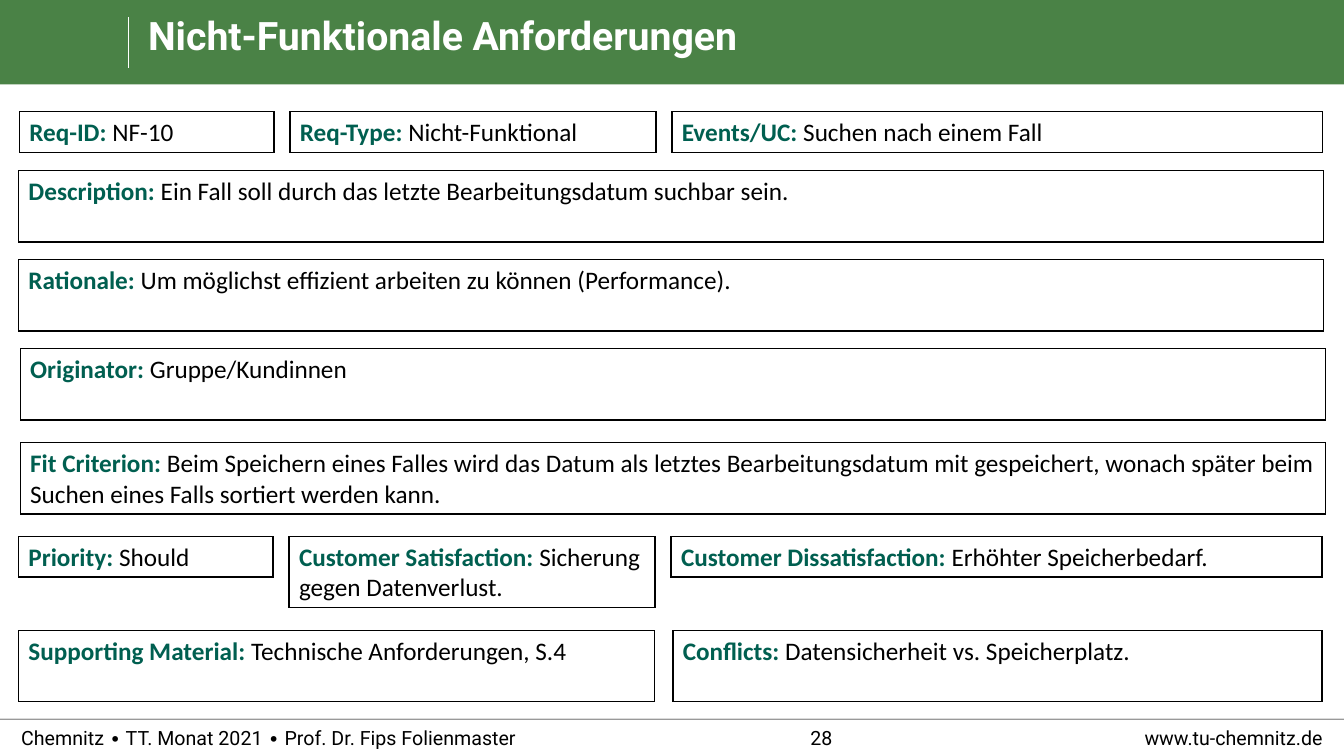
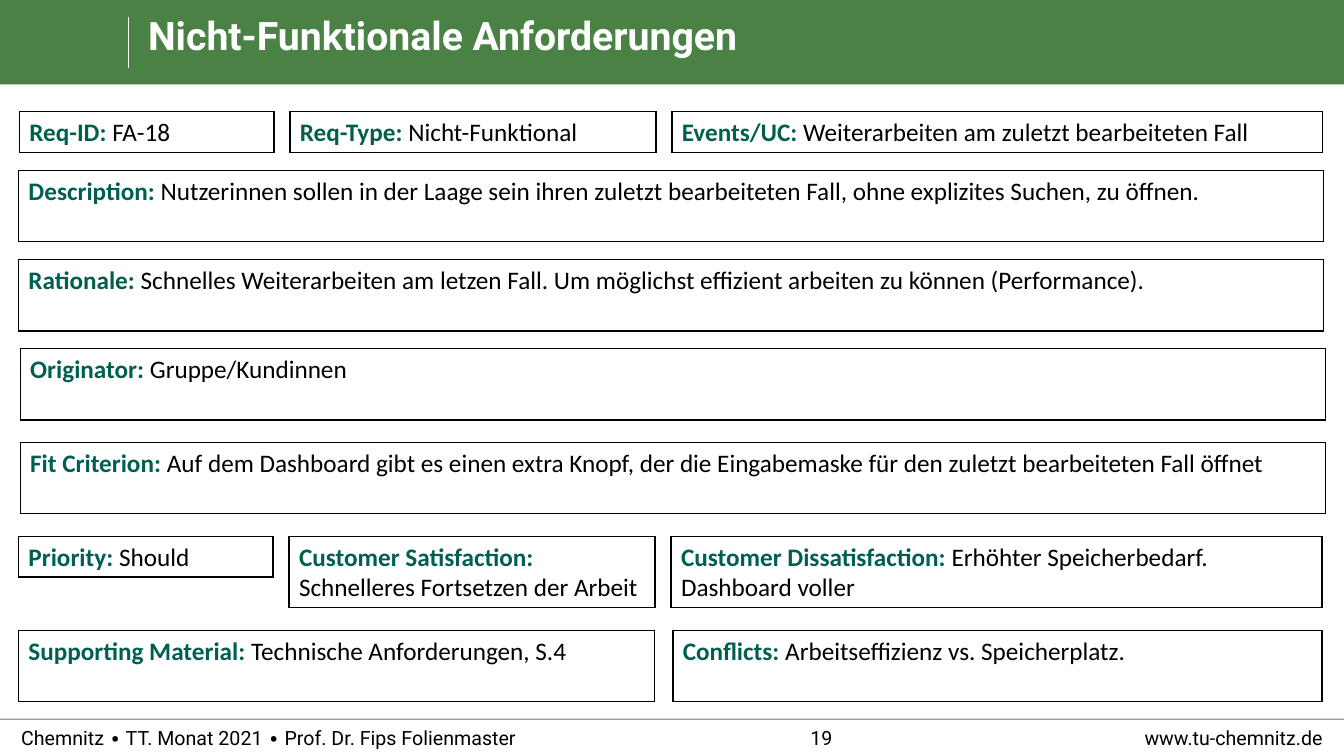
Before and after one commit to RealBiggerBo/Softwaretechnik, a slide deck: slide 19 of SnowCards_Requirements.pptx (slide 28 before the commit). Drawn at 1344x756 pixels with LibreOffice and Linux fonts; fonts in the diff are those of the drawing; background and template pictures are left out. Boxes give left, top, right and bottom in pixels: in the first picture for what was removed or moved away, otherwise in the second. Text is boxed around its words. In the diff, an @@ line names an element or a change of style, - is before the commit and + after.

Commit message:
Anforderung NF-10 erntfernt Anforderung FA-18 hinzugefügt

```diff
--- a/SnowCards_Requirements.pptx
+++ b/SnowCards_Requirements.pptx
@@ text in rectangle at [29, 123, 170, 145]: text changed @@
-Req-ID: NF-10
+Req-ID: FA-18
@@ text in rectangle at [682, 123, 1249, 142]: text changed @@
-Events/UC: Suchen nach einem Fall
+Events/UC: Weiterarbeiten am zuletzt bearbeiteten Fall
@@ text in rectangle at [28, 182, 1199, 205]: text changed @@
-Description: Ein Fall soll durch das letzte Bearbeitungsdatum suchbar sein.
+Description: Nutzerinnen sollen in der Laage sein ihren zuletzt bearbeiteten Fall, ohne explizites Suchen, zu öffnen.
@@ text in rectangle at [28, 270, 1144, 294]: text changed @@
-Rationale: Um möglichst effizient arbeiten zu können (Performance).
+Rationale: Schnelles Weiterarbeiten am letzen Fall. Um möglichst effizient arbeiten zu können (Performance).
@@ text in rectangle at [30, 454, 1263, 477]: text changed @@
-Fit Criterion: Beim Speichern eines Falles wird das Datum als letztes Bearbeitungsdatum mit gespeichert, wonach später beim Suchen eines Falls sortiert werden kann.
+Fit Criterion: Auf dem Dashboard gibt es einen extra Knopf, der die Eingabemaske für den zuletzt bearbeiteten Fall öffnet
@@ rectangle "Customer Dissatisfaction: Erhöhter Speicherbedarf. Dashboard ...": place and size @@
-rectangle "Customer Dissatisfaction: Erhöhter Speicherbedarf. Dashboard ..." at [671, 536, 1323, 577]
+rectangle "Customer Dissatisfaction: Erhöhter Speicherbedarf. Dashboard ..." at [671, 536, 1323, 608]
@@ text in rectangle at [299, 548, 637, 597]: text changed @@
-Customer Satisfaction: Sicherung gegen Datenverlust.
+Customer Satisfaction: Schnelleres Fortsetzen der Arbeit
@@ text in rectangle at [681, 548, 1207, 597]: text changed; text colour #005F50 to #000000; bold off @@
-Customer Dissatisfaction: Erhöhter Speicherbedarf.
+Customer Dissatisfaction: Erhöhter Speicherbedarf. Dashboard voller
@@ text in rectangle at [683, 642, 1125, 664]: text changed @@
-Conflicts: Datensicherheit vs. Speicherplatz.
+Conflicts: Arbeitseffizienz vs. Speicherplatz.
@@ page number at [810, 731, 832, 745]: text changed @@
-28
+19
```
Also in this commit, not shown: 2 other slides changed.
